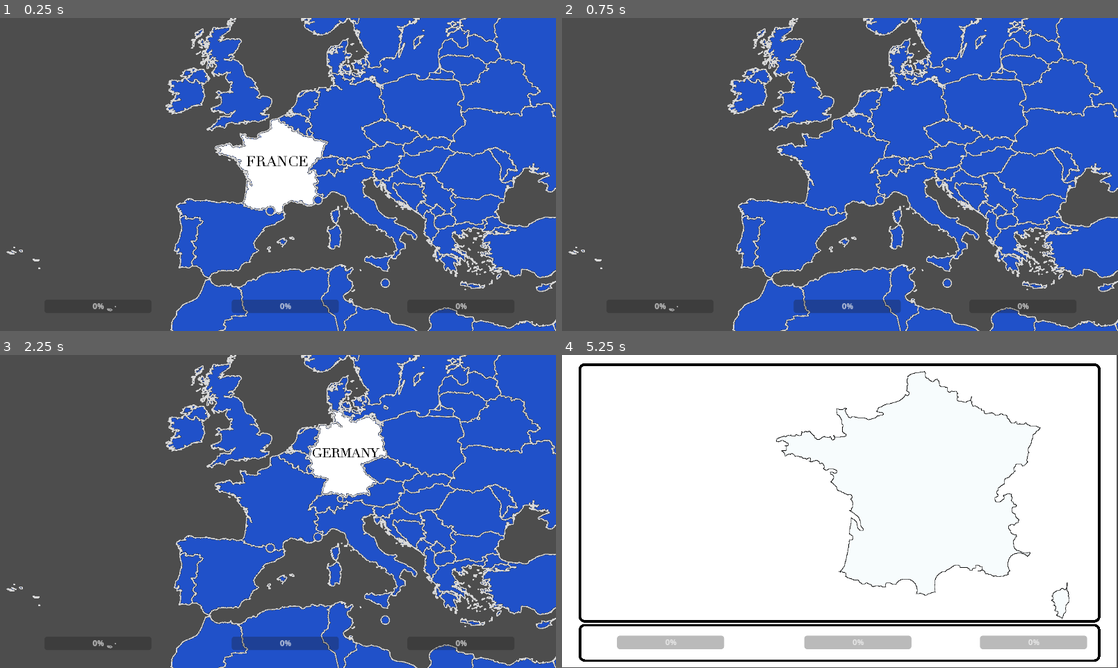
Above: before the commit, frames 1-4 (two rows, left to right).
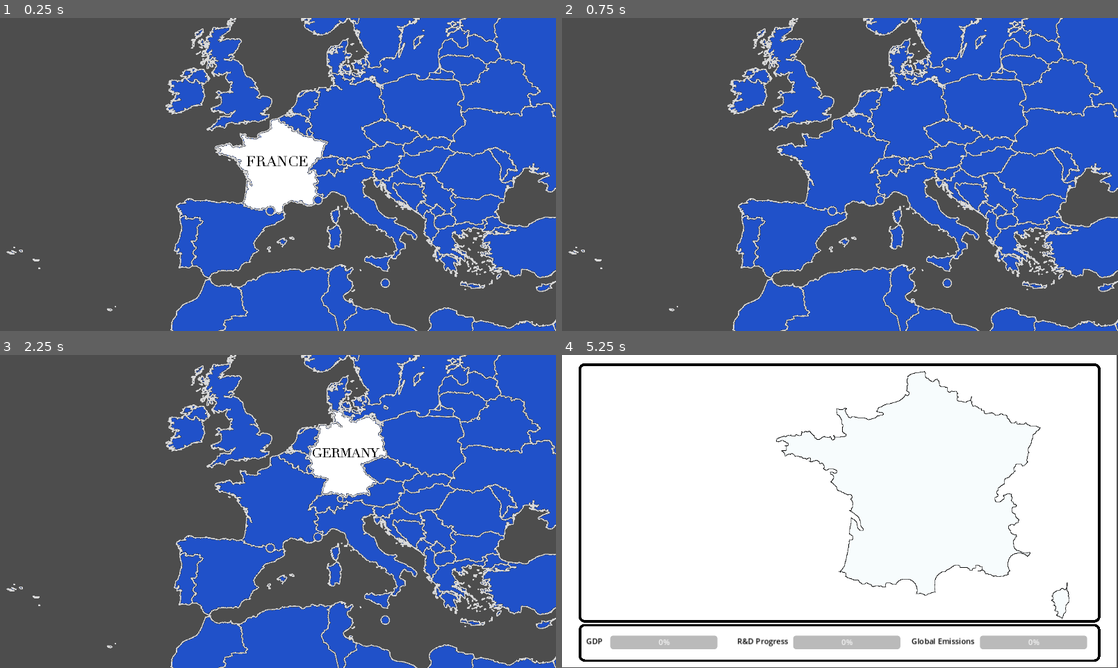
Above: after the commit, the same moments.

Repository: algosup/2024-2025-project-2-serious-game-team-2
Game: Godot game, scene res://scenes/map.tscn
The game is run twice, just before and just after one commit, with the same random seed, the same clock (stepped at 60 frames per second) and the same inputs.
Inputs (mouse positions are in pixels of both pictures, inside the frame that each line leads up to):
- Up to frame 1 (0.25 s): no input
- Up to frame 2 (0.75 s): tap Enter at 0.5 s; move the mouse to (962, 158) at 0.52 s; click (962, 158) at 0.67 s
- Up to frame 3 (2.25 s): tap Space at 1.25 s; move the mouse to (166, 527) at 1.27 s; click (166, 527) at 1.42 s; tap Enter at 2 s; move the mouse to (333, 442) at 2.02 s; click (333, 442) at 2.17 s
- Up to frame 4 (5.25 s): tap Space at 2.75, 4.25 s; move the mouse to (812, 574) at 2.77 s; click (812, 574) at 2.92 s; tap Enter at 3.5 s; move the mouse to (1006, 558) at 3.52 s; click (1006, 558) at 3.67 s; move the mouse to (673, 464) at 4.27 s; click (673, 464) at 4.42 s; move the mouse to (867, 511) at 5.02 s; click (867, 511) at 5.17 s

The runs differ from the first frame. In frame 1, 0.9% of the frame differs, in the area x 16-84%, y 90-95%; in frame 2, 0.9%; in frame 3, 0.9%; in frame 4, 0.7%.

Commit message:
Add assets

Diff:
--- a/src/scenes/france_hud.tscn
+++ b/src/scenes/france_hud.tscn
@@ -6,37 +6,46 @@
 
 [node name="Node2D" type="Node2D"]
 
-[node name="CanvasLayer" type="CanvasLayer" parent="."]
-
-[node name="ColorRect" type="ColorRect" parent="CanvasLayer"]
+[node name="ColorRect" type="ColorRect" parent="."]
 offset_right = 1149.0
 offset_bottom = 647.0
 metadata/_edit_use_anchors_ = true
 
-[node name="BottomHud" type="Sprite2D" parent="CanvasLayer/ColorRect"]
+[node name="BottomHud" type="Sprite2D" parent="ColorRect"]
 position = Vector2(575, 596)
 scale = Vector2(0.436944, 0.395939)
 texture = ExtResource("1_4epxs")
 
-[node name="UpHud" type="Sprite2D" parent="CanvasLayer/ColorRect"]
+[node name="UpHud" type="Sprite2D" parent="ColorRect"]
 position = Vector2(575, 285.5)
 scale = Vector2(0.437348, 0.448622)
 texture = ExtResource("2_7yeov")
 
-[node name="Label" type="Label" parent="CanvasLayer"]
+[node name="Label" type="Label" parent="."]
 offset_right = 40.0
 offset_bottom = 23.0
 metadata/_edit_use_anchors_ = true
 
-[node name="ProgressBar" type="ProgressBar" parent="CanvasLayer/Label"]
-layout_mode = 0
+[node name="ProgressBar" type="ProgressBar" parent="Label"]
+layout_mode = 1
+anchors_preset = -1
+anchor_left = -0.35
+anchor_right = -0.35
 offset_left = 114.0
 offset_top = 581.0
 offset_right = 336.0
 offset_bottom = 608.0
 metadata/_edit_use_anchors_ = true
 
-[node name="ProgressBar2" type="ProgressBar" parent="CanvasLayer/Label"]
+[node name="Label" type="Label" parent="Label/ProgressBar"]
+layout_mode = 0
+offset_left = -50.0
+offset_right = -10.0
+offset_bottom = 23.0
+theme_override_colors/font_color = Color(0, 0, 0, 1)
+text = "GDP"
+
+[node name="ProgressBar2" type="ProgressBar" parent="Label"]
 layout_mode = 0
 offset_left = 866.0
 offset_top = 581.0
@@ -44,19 +53,35 @@
 offset_bottom = 608.0
 metadata/_edit_use_anchors_ = true
 
-[node name="ProgressBar3" type="ProgressBar" parent="CanvasLayer/Label"]
+[node name="Label" type="Label" parent="Label/ProgressBar2"]
 layout_mode = 0
+offset_left = -142.0
+offset_right = -11.0
+offset_bottom = 23.0
+theme_override_colors/font_color = Color(0, 0, 0, 1)
+text = "Global Emissions"
+
+[node name="ProgressBar3" type="ProgressBar" parent="Label"]
+layout_mode = 1
+anchors_preset = -1
+anchor_left = -0.575
+anchor_right = -0.575
 offset_left = 502.0
 offset_top = 581.0
 offset_right = 724.0
 offset_bottom = 608.0
 metadata/_edit_use_anchors_ = true
 
-[node name="Node2D" type="Node2D" parent="CanvasLayer"]
+[node name="Label" type="Label" parent="Label/ProgressBar3"]
+layout_mode = 0
+offset_left = -116.0
+offset_right = -10.0
+offset_bottom = 23.0
+theme_override_colors/font_color = Color(0, 0, 0, 1)
+text = "R&D Progress"
 
-[node name="Sprite2D" type="Sprite2D" parent="CanvasLayer/Node2D"]
+[node name="France" type="Node2D" parent="."]
+
+[node name="Sprite2D" type="Sprite2D" parent="France"]
 position = Vector2(732, 297)
 texture = ExtResource("2_8iupl")
-
-[node name="Camera2D" type="Camera2D" parent="CanvasLayer"]
-anchor_mode = 0
--- a/src/scenes/map.tscn
+++ b/src/scenes/map.tscn
@@ -61,21 +61,3 @@
 
 [node name="Camera2D" type="Camera2D" parent="."]
 position = Vector2(3284, 1222)
-
-[node name="ProgressBar" type="ProgressBar" parent="Camera2D"]
-offset_left = -484.0
-offset_top = 259.0
-offset_right = -262.0
-offset_bottom = 286.0
-
-[node name="ProgressBar2" type="ProgressBar" parent="Camera2D"]
-offset_left = 268.0
-offset_top = 259.0
-offset_right = 490.0
-offset_bottom = 286.0
-
-[node name="ProgressBar3" type="ProgressBar" parent="Camera2D"]
-offset_left = -96.0
-offset_top = 259.0
-offset_right = 126.0
-offset_bottom = 286.0
--- a/src/scenes/world_hud.tscn
+++ b/src/scenes/world_hud.tscn
@@ -1,61 +1,44 @@
-[gd_scene load_steps=4 format=3 uid="uid://c78fisvfgvviw"]
+[gd_scene load_steps=2 format=3 uid="uid://cm6wpqp52gu0r"]
 
 [ext_resource type="Texture2D" uid="uid://dsthpnkxqquaw" path="res://hud_data/bottom_hud.png" id="1_ypdlk"]
-[ext_resource type="Texture2D" uid="uid://cgkvvesn7fa74" path="res://hud_data/up_hud.png" id="2_xigks"]
-[ext_resource type="Texture2D" uid="uid://mwi0dn1ojqtx" path="res://hud_data/france_hud.png" id="3_xa3u0"]
 
-[node name="Control" type="Control"]
-layout_mode = 3
-anchors_preset = 0
-offset_right = 40.0
-offset_bottom = 40.0
+[node name="Node2D" type="Node2D"]
 
-[node name="ColorRect" type="ColorRect" parent="."]
-layout_mode = 0
-offset_right = 1149.0
-offset_bottom = 647.0
+[node name="CanvasLayer" type="CanvasLayer" parent="."]
 
-[node name="BottomHud" type="Sprite2D" parent="ColorRect"]
+[node name="BottomHud" type="Sprite2D" parent="CanvasLayer"]
 position = Vector2(575, 596)
 scale = Vector2(0.436944, 0.395939)
 texture = ExtResource("1_ypdlk")
 
-[node name="UpHud" type="Sprite2D" parent="ColorRect"]
-position = Vector2(575, 285.5)
-scale = Vector2(0.437348, 0.448622)
-texture = ExtResource("2_xigks")
-
-[node name="Label" type="Label" parent="."]
-layout_mode = 0
+[node name="Label" type="Label" parent="CanvasLayer"]
 offset_right = 40.0
 offset_bottom = 23.0
+metadata/_edit_use_anchors_ = true
 
-[node name="ProgressBar" type="ProgressBar" parent="Label"]
+[node name="ProgressBar" type="ProgressBar" parent="CanvasLayer/Label"]
 layout_mode = 0
 offset_left = 114.0
 offset_top = 581.0
 offset_right = 336.0
 offset_bottom = 608.0
+metadata/_edit_use_anchors_ = true
 
-[node name="ProgressBar2" type="ProgressBar" parent="Label"]
+[node name="ProgressBar2" type="ProgressBar" parent="CanvasLayer/Label"]
 layout_mode = 0
 offset_left = 866.0
 offset_top = 581.0
 offset_right = 1088.0
 offset_bottom = 608.0
+metadata/_edit_use_anchors_ = true
 
-[node name="ProgressBar3" type="ProgressBar" parent="Label"]
+[node name="ProgressBar3" type="ProgressBar" parent="CanvasLayer/Label"]
 layout_mode = 0
 offset_left = 502.0
 offset_top = 581.0
 offset_right = 724.0
 offset_bottom = 608.0
+metadata/_edit_use_anchors_ = true
 
-[node name="Node2D" type="Node2D" parent="."]
-
-[node name="Sprite2D" type="Sprite2D" parent="Node2D"]
-position = Vector2(732, 297)
-texture = ExtResource("3_xa3u0")
-
-[node name="Camera2D" type="Camera2D" parent="."]
+[node name="Camera2D" type="Camera2D" parent="CanvasLayer"]
 anchor_mode = 0
Binary file added: src/assets/btn/about.png
Not shown, added: src/assets/btn/about.png.import
Binary file added: src/assets/btn/close.png
Not shown, added: src/assets/btn/close.png.import
Binary file added: src/assets/btn/close_2.png
Not shown, added: src/assets/btn/close_2.png.import
Binary file added: src/assets/btn/faq.png
Not shown, added: src/assets/btn/faq.png.import
Binary file added: src/assets/btn/leader.png
Not shown, added: src/assets/btn/leader.png.import
Binary file added: src/assets/btn/menu.png
Not shown, added: src/assets/btn/menu.png.import
(and 266 more such lines)
